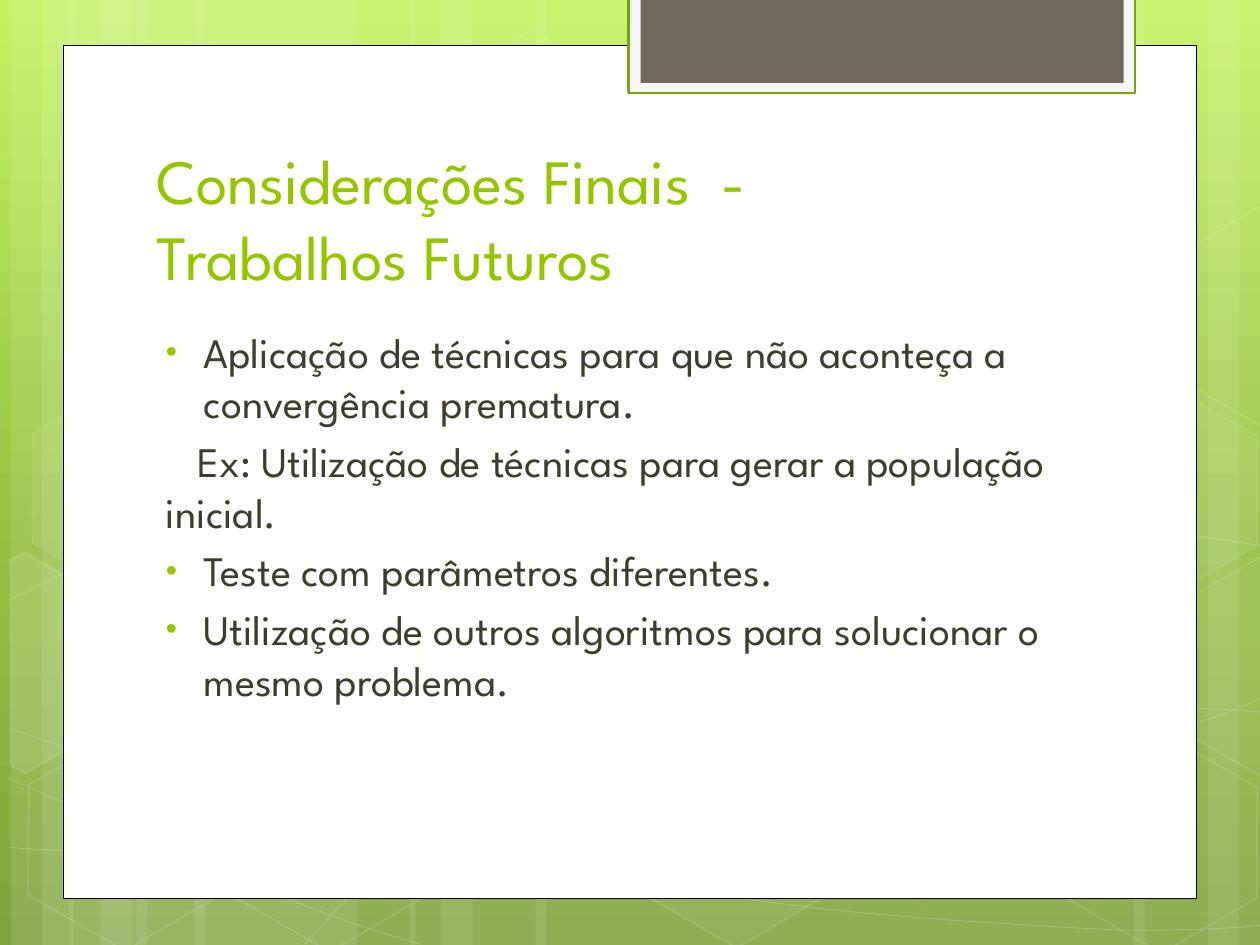
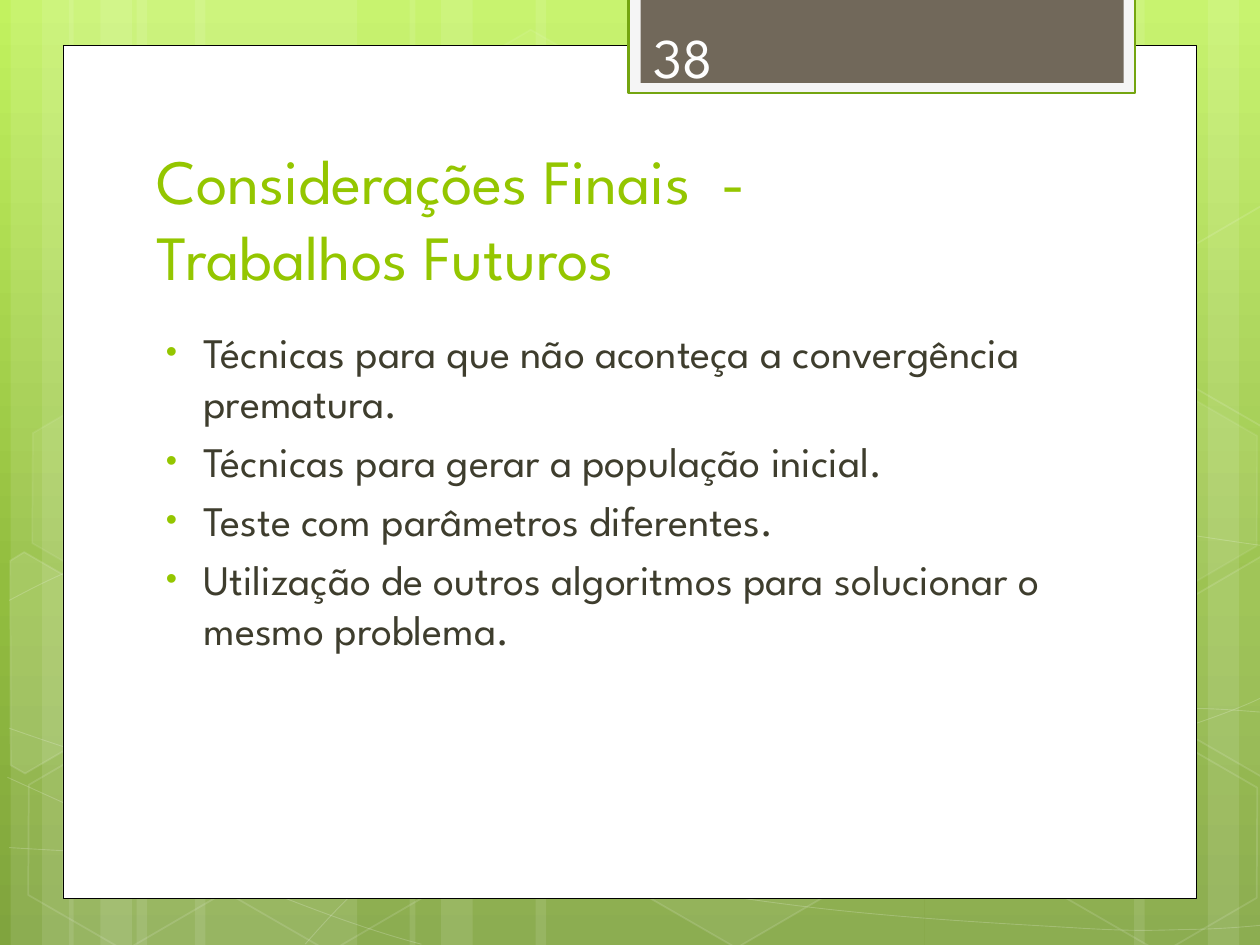
Before and after one commit to alexandregme/tcc2, a slide deck: slide 38 of Apresentação.pptx (slide 42 before the commit). Drawn at 1260x945 pixels with LibreOffice and Linux fonts; fonts in the diff are those of the drawing. Boxes give left, top, right and bottom in pixels: in the first picture for what was removed or moved away, otherwise in the second. Text is boxed around its words. In the diff, an @@ line names an element or a change of style, - is before the commit and + after.

```diff
--- a/Apresentação.pptx
+++ b/Apresentação.pptx
@@ page number added at (653,40,712,95), 32 pt, text #FEFEFE @@
+38
@@ text at (204,340,1020,487): text changed @@
-• Aplicação de técnicas para que não aconteça a convergência prematura.
-Ex: Utilização de técnicas para gerar a população inicial.
+• Técnicas para que não aconteça a convergência prematura.
+• Técnicas para gerar a população inicial.
```
Also in this commit, not shown: 40 other slides changed, 4 slides removed, 2 other files.
